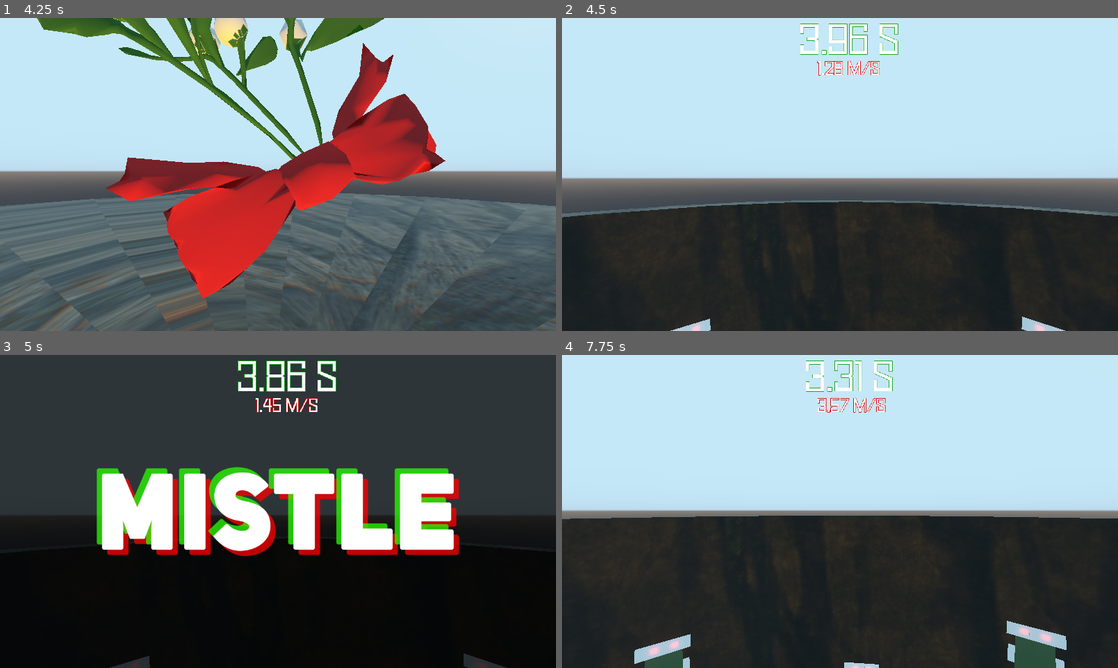
Above: before the commit, frames 1-4 (two rows, left to right).
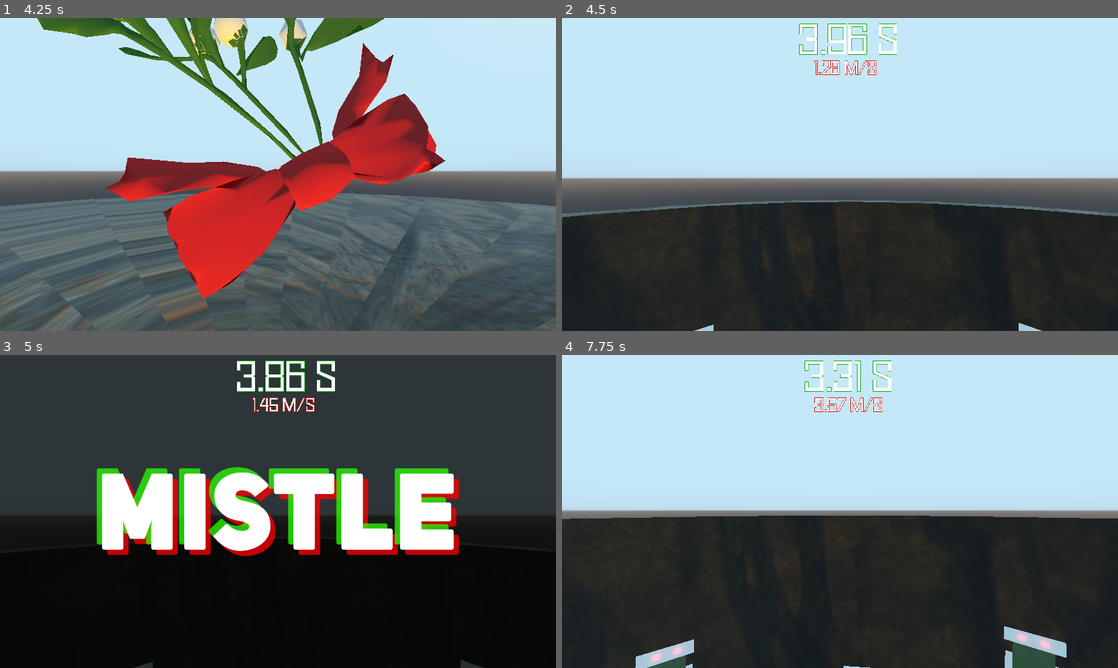
Above: after the commit, the same moments.

Repository: Keiron-Beadle/3TG_Nov_2022
Game: Godot game, scene res://FirstLevel.tscn
Two runs of this game, one before a commit and one after it. Both use one fixed random seed, a clock stepped at 60 frames per second and the inputs below.
Inputs (mouse positions are in pixels of both pictures, inside the frame that each line leads up to):
- Up to frame 1 (4.25 s): tap Enter at 0.5 s; move the mouse to (305, 174) at 0.52 s; hold W (forward) from 0.53 s (still down); click (305, 174) at 0.67 s; tap Space (jump) at 0.77, 1.52, 3.02, 3.77 s; move the mouse to (250, 174) at 1.27 s; click (250, 174) at 1.42 s; move the mouse to (289, 168) at 2.02 s; click (289, 168) at 2.17 s; move the mouse to (272, 180) at 2.77 s; click (272, 180) at 2.92 s; move the mouse to (316, 177) at 3.52 s; click (316, 177) at 3.67 s
- Up to frame 2 (4.5 s): keep holding W (forward); move the mouse to (795, 171) at 4.27 s; click (795, 171) at 4.42 s
- Up to frame 3 (5 s): keep holding W (forward); tap Space (jump) at 4.52 s
- Up to frame 4 (7.75 s): move the mouse to (845, 511) at 5.02 s; click (845, 511) at 5.17 s; move the mouse to (817, 505) at 5.77 s; release W (forward) at 5.78 s; hold D (strafe_right) 5.78-6.53 s; click (817, 505) at 5.92 s; tap Space (jump) at 6.02, 6.77, 7.52 s; move the mouse to (867, 511) at 6.52 s; hold W (forward) from 6.53 s (still down); click (867, 511) at 6.67 s; move the mouse to (812, 511) at 7.27 s; click (812, 511) at 7.42 s

Frame 1 is identical in both runs. In frame 2, 1.0% of the frame differs, in the area x 19-91%, y 1-100%; in frame 3, 1.0%; in frame 4, 2.1%, in the area x 13-91%, y 1-100%.

Commit message:
Game finished I suppose. There is "A" Ending

Diff:
--- a/Game/FirstLevel.tscn
+++ b/Game/FirstLevel.tscn
@@ -24,9 +24,6 @@
 [sub_resource type="CapsuleShape" id=1]
 radius = 0.5
 
-[sub_resource type="BoxShape" id=2]
-extents = Vector3( 0.4, 0.1, 0.4 )
-
 [sub_resource type="SpatialMaterial" id=3]
 albedo_texture = ExtResource( 5 )
 roughness_texture = ExtResource( 4 )
@@ -58,8 +55,17 @@
 albedo_texture = ExtResource( 9 )
 
 [sub_resource type="CapsuleShape" id=14]
-radius = 1.59209
+radius = 2.91807
 height = 4.21696
+
+[sub_resource type="SpatialMaterial" id=16]
+albedo_texture = ExtResource( 5 )
+
+[sub_resource type="SpatialMaterial" id=17]
+albedo_texture = ExtResource( 5 )
+
+[sub_resource type="SpatialMaterial" id=18]
+albedo_color = Color( 0.278431, 0.278431, 0.278431, 1 )
 
 [sub_resource type="BoxShape" id=7]
 
@@ -86,6 +92,13 @@
 default_font = SubResource( 13 )
 /fonts/font = SubResource( 9 )
 
+[sub_resource type="DynamicFont" id=19]
+size = 21
+font_data = ExtResource( 19 )
+
+[sub_resource type="Theme" id=20]
+default_font = SubResource( 19 )
+
 [node name="Spatial" type="Spatial"]
 transform = Transform( 1, 0, 0, 0, 1, 0, 0, 0, 1, 3.8147e-05, 32.2023, 0.000732422 )
 script = ExtResource( 2 )
@@ -95,16 +108,12 @@
 
 [node name="Player" type="KinematicBody" parent="."]
 transform = Transform( 0.413963, 0, 0.910294, 0, 1, 0, -0.910294, 0, 0.413963, 10.6465, 36.9018, 5.41394 )
-collision_mask = 62
+collision_mask = 190
 script = ExtResource( 1 )
 
 [node name="Main_Collider" type="CollisionShape" parent="Player"]
 transform = Transform( 1, 0, 0, 0, -4.37114e-08, -1, 0, 1, -4.37114e-08, 0, 1.0761, 0 )
 shape = SubResource( 1 )
-
-[node name="Feet_Collider" type="CollisionShape" parent="Player"]
-transform = Transform( 1, 0, 0, 0, 1, 0, 0, 0, 1, 0, 0.296934, 0 )
-shape = SubResource( 2 )
 
 [node name="Pivot" type="Spatial" parent="Player"]
 transform = Transform( 1, 0, 0, 0, 1, 0, 0, 0, 1, 0, 1.60607, 0 )
@@ -768,6 +777,60 @@
 light_specular = 0.0
 omni_attenuation = 66.2569
 
+[node name="Spatial" type="Spatial" parent="World"]
+transform = Transform( 1, 0, 0, 0, 1, 0, 0, 0, 1, 0, -39.0621, 38.1045 )
+
+[node name="CSGCylinder" type="CSGCylinder" parent="World/Spatial"]
+transform = Transform( 1, 0, 0, 0, 0.705154, 0.709054, 0, -0.709054, 0.705154, 0, -27.1311, 18.2387 )
+use_collision = true
+collision_layer = 2
+radius = 4.563
+height = 72.178
+material = SubResource( 16 )
+
+[node name="CSGCylinder2" type="CSGCylinder" parent="World/Spatial/CSGCylinder"]
+operation = 2
+radius = 4.038
+height = 72.178
+material = SubResource( 17 )
+
+[node name="CSGBox" type="CSGBox" parent="World/Spatial"]
+transform = Transform( 1, 0, 0, 0, 1, 0, 0, 0, 1, 0, -60.4137, 50.188 )
+use_collision = true
+collision_layer = 16
+width = 16.337
+depth = 23.066
+material = SubResource( 18 )
+
+[node name="LoveInterest" type="KinematicBody" parent="World/Spatial"]
+transform = Transform( 1, 0, 0, 0, 1, 0, 0, 0, 1, 0.707901, -56.6368, 60.2681 )
+collision_layer = 128
+
+[node name="angel_model" parent="World/Spatial/LoveInterest" instance=ExtResource( 16 )]
+transform = Transform( 0.85, 0, 0, 0, 0.85, 0, 0, 0, 0.85, 0, 0, 0 )
+
+[node name="CollisionShape" type="CollisionShape" parent="World/Spatial/LoveInterest"]
+transform = Transform( 1, 0, 0, 0, -4.37114e-08, -1, 0, 1, -4.37114e-08, 0, 0, 0 )
+shape = SubResource( 14 )
+
+[node name="OmniLight" type="OmniLight" parent="World/Spatial/LoveInterest"]
+transform = Transform( 2, 0, 0, 0, 2, 0, 0, 0, 2, 0.674483, 2.23663, -0.941229 )
+layers = 2
+light_color = Color( 0, 0.909804, 0.976471, 1 )
+light_energy = 13.105
+light_indirect_energy = 0.0
+light_specular = 0.0
+omni_attenuation = 66.2569
+
+[node name="OmniLight3" type="OmniLight" parent="World/Spatial/LoveInterest"]
+transform = Transform( 2, 0, 0, 0, 2, 0, 0, 0, 2, -0.617901, 2.23663, -0.941231 )
+layers = 2
+light_color = Color( 0, 0.909804, 0.976471, 1 )
+light_energy = 13.105
+light_indirect_energy = 0.0
+light_specular = 0.0
+omni_attenuation = 66.2569
+
 [node name="Lights" type="Spatial" parent="."]
 
 [node name="PlayerLight" type="OmniLight" parent="Lights"]
@@ -830,18 +893,18 @@
 size_flags_vertical = 3
 
 [node name="Velocity" type="Label" parent="TEXT"]
-margin_left = 589.0
-margin_top = 99.0
-margin_right = 767.0
-margin_bottom = 146.0
+margin_left = 582.0
+margin_top = 98.0
+margin_right = 760.0
+margin_bottom = 145.0
 theme = SubResource( 12 )
 text = "0.0 m/s"
 script = ExtResource( 20 )
 
 [node name="TimeLeft" type="Label" parent="TEXT"]
-margin_left = 473.0
+margin_left = 471.0
 margin_top = 12.0
-margin_right = 855.0
+margin_right = 853.0
 margin_bottom = 115.0
 rect_clip_content = true
 theme = SubResource( 10 )
@@ -849,6 +912,20 @@
 align = 1
 script = ExtResource( 18 )
 
+[node name="LoveNote" type="AcceptDialog" parent="TEXT"]
+visible = true
+margin_left = 493.0
+margin_top = 341.0
+margin_right = 843.0
+margin_bottom = 491.0
+rect_min_size = Vector2( 2.079, 12.878 )
+theme = SubResource( 20 )
+popup_exclusive = true
+window_title = "Love Interest"
+dialog_text = "You went all the way up there to bring me a Mistletoe Reef? Thank you so much, this is going to be the best Christmas ever!"
+dialog_autowrap = true
+
 [connection signal="flash" from="Player" to="ScreenFlash" method="_on_Player_flash"]
 [connection signal="body_exited" from="World/OuterTree/ExitArea" to="Player" method="_on_Area_body_exited"]
 [connection signal="body_entered" from="Bottom Circle" to="Player" method="_on_Bottom_Circle_body_entered"]
+[connection signal="confirmed" from="TEXT/LoveNote" to="Player" method="_on_LoveNote_confirmed"]
--- a/Game/Player_Controller.gd
+++ b/Game/Player_Controller.gd
@@ -92,6 +92,9 @@
 		if collider_layer == 16:
 			collision.collider.set_collision_layer(2)
 			emit_signal("addTime")
+		if collider_layer == 128:
+			Input.set_mouse_mode(Input.MOUSE_MODE_VISIBLE)
+			get_node("/root/Spatial/TEXT/LoveNote").visible = true
 		if collider_layer == 32:
 			wave1.visible = true
 			for _i in wave1.get_children():
@@ -108,6 +111,10 @@
 
 	pass
 
+func _on_LoveNote_confirmed():
+	get_tree().quit()
+	pass
+
 func _on_Bottom_Circle_body_entered(body):
 	if body == self:
 		Engine.time_scale = 0.3
@@ -118,8 +125,12 @@
 func _on_Area_body_exited(body):
 	if body != self:
 		return
-	wave1.queue_free()
-	wave2.queue_free()
+	if is_instance_valid(wave1):
+		wave1.queue_free()
+	if is_instance_valid(wave2):
+		wave2.queue_free()
+	get_node("/root/Spatial/TEXT/Velocity").visible = false
+	get_node("/root/Spatial/TEXT/TimeLeft").visible = false
 
 func time_finished():
 	Engine.time_scale = 1
--- a/Game/project.godot
+++ b/Game/project.godot
@@ -62,6 +62,7 @@
 3d_physics/layer_4="Angels"
 3d_physics/layer_5="Platforms"
 3d_physics/layer_6="Mistletoe"
+3d_physics/layer_8="Love"
 
 [physics]
 
Not shown: 1 places in Game/FirstLevel.tscn that only renumber resources
